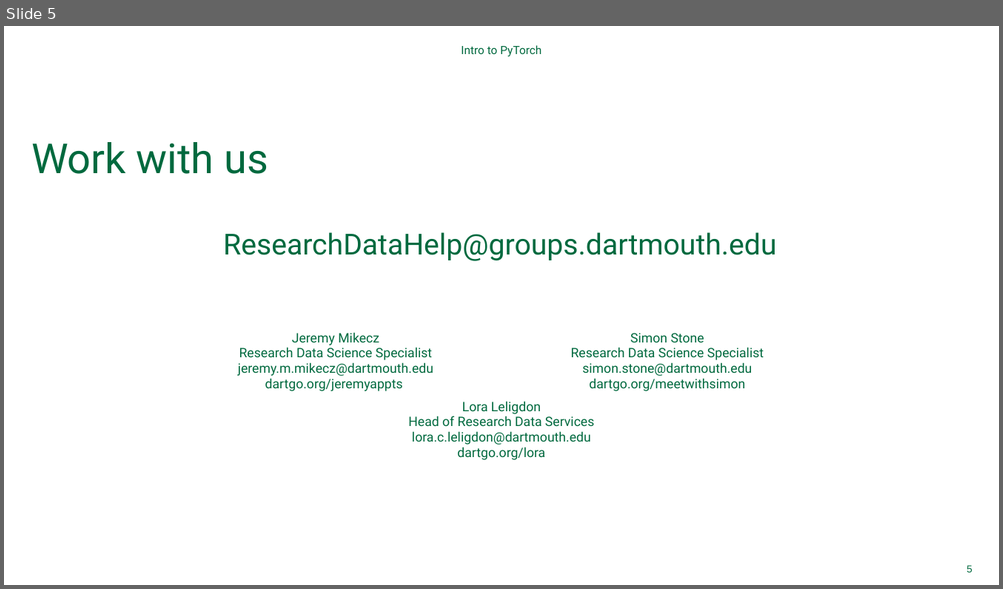
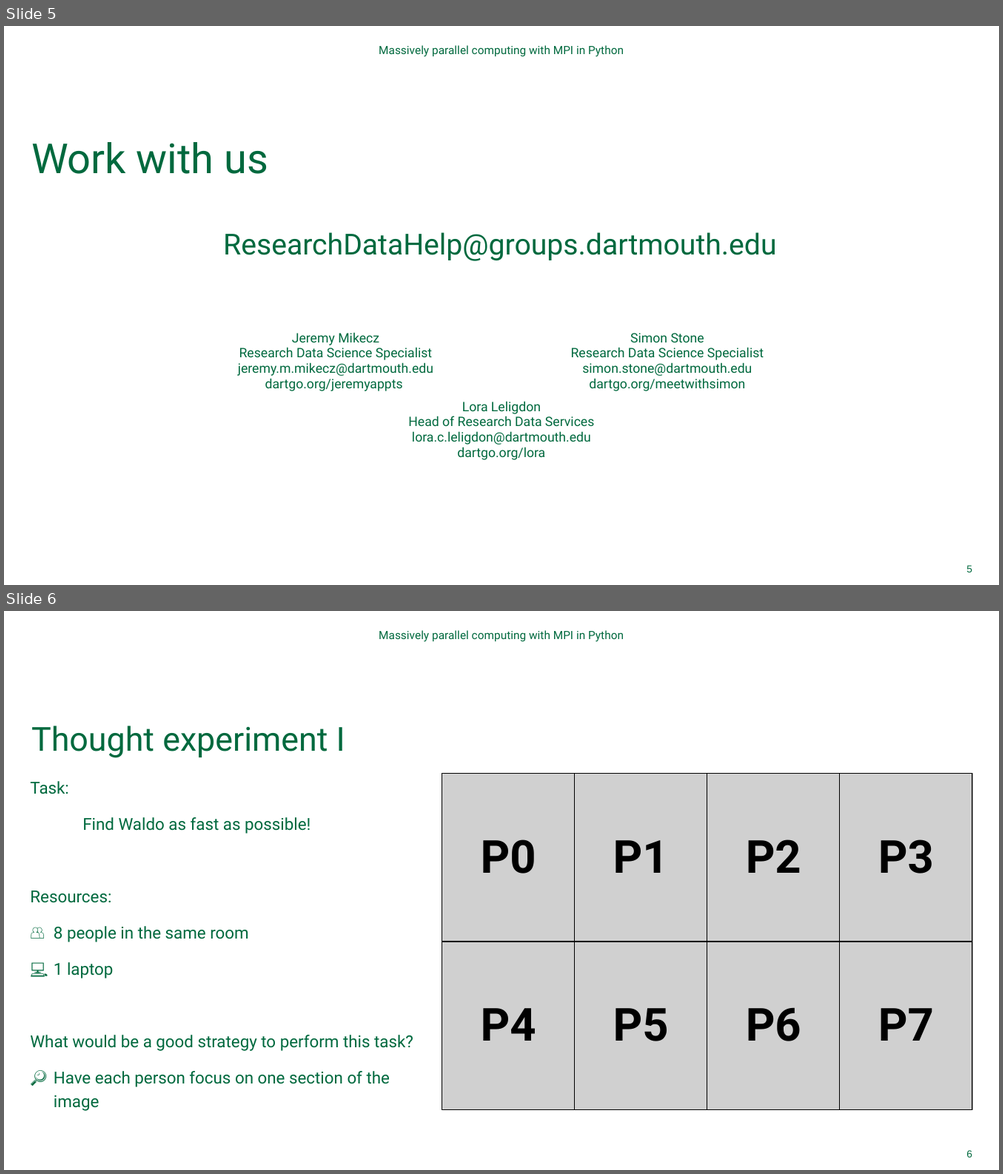
Before and after one commit to Dartmouth-Libraries/distributed-computing-with-python-and-mpi, a slide deck: ppt/Distributed-Computing-with-MPI.pptx. Shown one above the other, each under a label of ours: slide 5 before the commit, slides 5 and 6 after it. The pictures are 1003x589 and 1003x1174 pixels, drawn with LibreOffice and Linux fonts; fonts in the diff are those of the drawing; grey boxes stand for pictures; background and template pictures are left out. Boxes give left, top, right and bottom in pixels: in the first picture for what was removed or moved away, otherwise in the second. Text is boxed around its words. In the diff, an @@ line names an element or a change of style, - is before the commit and + after.

```diff
--- a/ppt/Distributed-Computing-with-MPI.pptx
+++ b/ppt/Distributed-Computing-with-MPI.pptx
@@ slide 6 added at (4, 611, 999, 1170), background #FFFFFF @@
@@ text added at (378, 630, 623, 642), 11 pt, text #00693E @@
+Massively parallel computing with MPI in Python
@@ title added at (31, 726, 345, 758), 32 pt, text #00693E @@
+Thought experiment I
@@ text added at (30, 781, 413, 1111), 16 pt, text #00693E @@
+Task:
+Find Waldo as fast as possible!
+Resources:
+👥 8 people in the same room
+💻 1 laptop
+What would be a good strategy to perform this task?
+🔎 Have each person focus on one section of the image
@@ picture added at (442, 774, 973, 1111) @@
@@ table added at (442, 774, 973, 1111), 2 rows, 4 columns @@
+P0 | P1 | P2 | P3
+P4 | P5 | P6 | P7
@@ page number added at (966, 1150, 972, 1158), 9.8 pt, text #00693E @@
+6
@@ slide 5 changed as well @@
@@ text at (378, 45, 623, 57): text changed @@
-Intro to PyTorch
+Massively parallel computing with MPI in Python
```
Also in this commit, not shown: 7 other slides changed, 3 other slides added, 3 slides removed.
